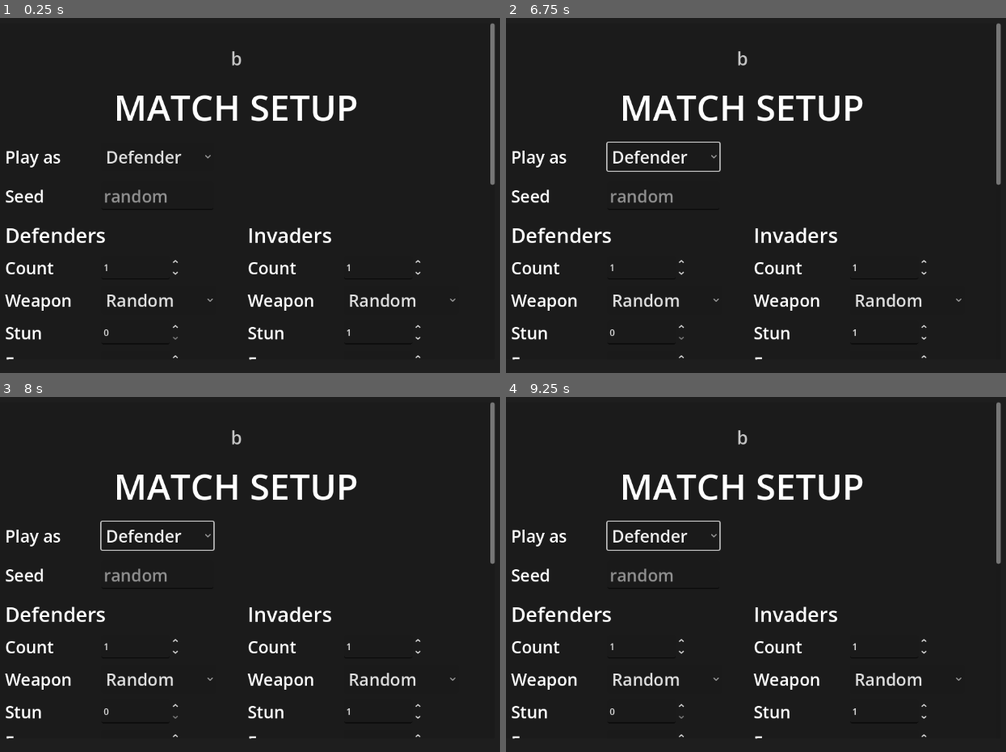
Above: before the commit, frames 1-4 (two rows, left to right).
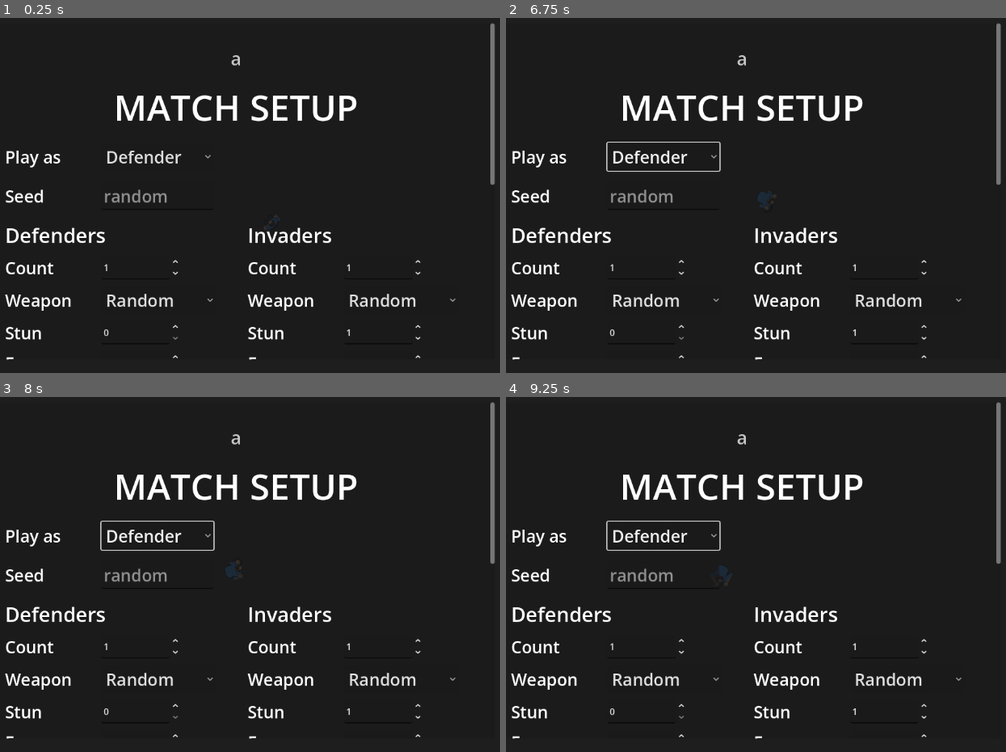
Above: after the commit, the same moments.

Repository: AnthonyThomasson/Example-Godot
Game: Godot game, scene res://scenes/main.tscn
Same seed, same stepped clock (60 frames per second), same inputs: the game is played once before the commit and once after it.
Inputs (mouse positions are in pixels of both pictures, inside the frame that each line leads up to):
- Up to frame 1 (0.25 s): no input
- Up to frame 2 (6.75 s): click "Defender" at 0.5 s; click "Random" at 1.25 s; click "Random" at 2 s; tap Enter at 2.75, 4.25, 5.75 s; move the mouse to (886, 174) at 2.77 s; hold Up 2.78-3.5 s; tap S (camera_down) at 2.85 s; click (886, 174) at 2.92 s; tap Space (interact) at 3.5, 5, 6.5 s; drag from (616, 209) to (711, 262) at 3.52 s; move the mouse to (811, 110) at 4.27 s; hold Up 4.28-5 s; tap D (camera_right) at 4.35 s; drag from (711, 262) to (551, 138) at 5.02 s; move the mouse to (936, 245) at 5.77 s; tap C (crouch) at 5.85 s; tap R (reload) at 6.4 s; drag from (551, 138) to (646, 99) at 6.52 s
- Up to frame 3 (8 s): move the mouse to (270, 570) at 7.27 s; tap Space (interact) at 7.35 s; click (270, 570) at 7.42 s
- Up to frame 4 (9.25 s): drag from (646, 478) to (616, 588) at 8.02 s; move the mouse to (886, 553) at 8.77 s; hold Up from 8.78 s (still down); tap 2 (item_2) at 8.85 s

The runs differ from the first frame. In frame 1, less than 0.1% of the frame differs, in the area x 46-57%, y 9-61%; in frame 2, 0.1%, in the area x 46-55%, y 9-54%; in frame 3, 0.1%; in frame 4, 0.1%.
Error before the commit: Parse Error: Preload file "res://scenes/character/body/body_painter.gd" does not exist. (res://scenes/character/body/character_visuals.gd:15)

Commit message:
Point the body painters' preloads at their new character/body/art/ folder
S2: the six *_painter.gd (+ .uid) moves landed in 2b0e9c7, swept into another worker's commit from the shared index; this commit fixes the 10 preload paths.

Co-Authored-By: Claude Fable 5.1 <noreply@anthropic.com>

Diff:
--- a/scenes/character/body/art/body_painter.gd
+++ b/scenes/character/body/art/body_painter.gd
@@ -9,8 +9,8 @@
 ## a vest over the shoulders (vest_painter.gd: `vest`, `vest_color`, the plates and their wear). Options (`opts`, defaulting to
 ## CharacterConfig.art_*): `backpack`, `pack`, `sleeves`, and the vest's.
 
-const HeadPainter = preload("res://scenes/character/body/head_painter.gd")
-const VestPainter = preload("res://scenes/character/body/vest_painter.gd")
+const HeadPainter = preload("res://scenes/character/body/art/head_painter.gd")
+const VestPainter = preload("res://scenes/character/body/art/vest_painter.gd")
 
 const _SHOULDER_HEIGHT := 4  ## Heights for cast shadows, floor-up.
 const _PACK_HEIGHT := 6
--- a/scenes/character/body/art/torso_painter.gd
+++ b/scenes/character/body/art/torso_painter.gd
@@ -9,7 +9,7 @@
 ## shirt (vest_painter.gd). Options (`opts`, defaulting to CharacterConfig.art_*): `face` ("front" | "back" | "side"), `pants`,
 ## `backpack`, `pack`, `sleeves` and the vest's (body_painter.gd).
 
-const VestPainter = preload("res://scenes/character/body/vest_painter.gd")
+const VestPainter = preload("res://scenes/character/body/art/vest_painter.gd")
 
 const _PANTS_HEIGHT := 3  ## Heights for cast shadows, floor-up.
 const _SHIRT_HEIGHT := 4
--- a/scenes/character/body/character_visuals.gd
+++ b/scenes/character/body/character_visuals.gd
@@ -12,12 +12,12 @@
 ## draws the fallen ragdoll instead. What the character wears (its `outfit()`, Items) overrides the look exports for the parts
 ## it names (`_dress`): the headwear, the shirt's sleeves, a vest and its plates' wear, the pants and the footwear.
 
-const BodyPainter = preload("res://scenes/character/body/body_painter.gd")
-const HeadPainter = preload("res://scenes/character/body/head_painter.gd")
-const HandPainter = preload("res://scenes/character/body/hand_painter.gd")
-const LimbPainter = preload("res://scenes/character/body/limb_painter.gd")
-const TorsoPainter = preload("res://scenes/character/body/torso_painter.gd")
-const VestPainter = preload("res://scenes/character/body/vest_painter.gd")
+const BodyPainter = preload("res://scenes/character/body/art/body_painter.gd")
+const HeadPainter = preload("res://scenes/character/body/art/head_painter.gd")
+const HandPainter = preload("res://scenes/character/body/art/hand_painter.gd")
+const LimbPainter = preload("res://scenes/character/body/art/limb_painter.gd")
+const TorsoPainter = preload("res://scenes/character/body/art/torso_painter.gd")
+const VestPainter = preload("res://scenes/character/body/art/vest_painter.gd")
 const Rig = preload("res://scenes/character/body/character_rig.gd")  # The joint indices, shared with the ragdoll.
 
 # The look exports: what the character wears where its outfit names nothing. Setting one re-resolves the look (`_dress`).
--- a/tests/art/pixel_art_turned_cache_test.gd
+++ b/tests/art/pixel_art_turned_cache_test.gd
@@ -5,7 +5,7 @@
 ## colour, material, option or angle is a different texture, and an options dictionary changed after the call does not
 ## change what was cached.
 
-const Painter := preload("res://scenes/character/body/hand_painter.gd")
+const Painter := preload("res://scenes/character/body/art/hand_painter.gd")
 const SIZE := Vector2(14, 14)
 const COLOR := Color(0.93, 0.76, 0.6)
 
